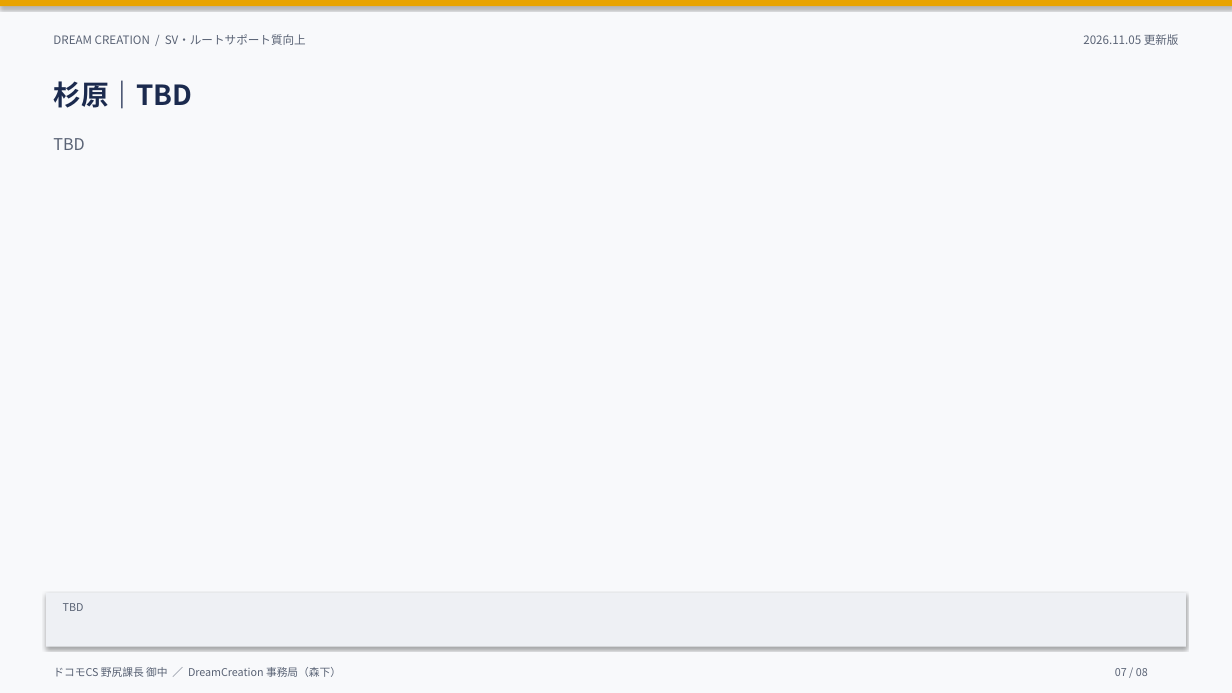
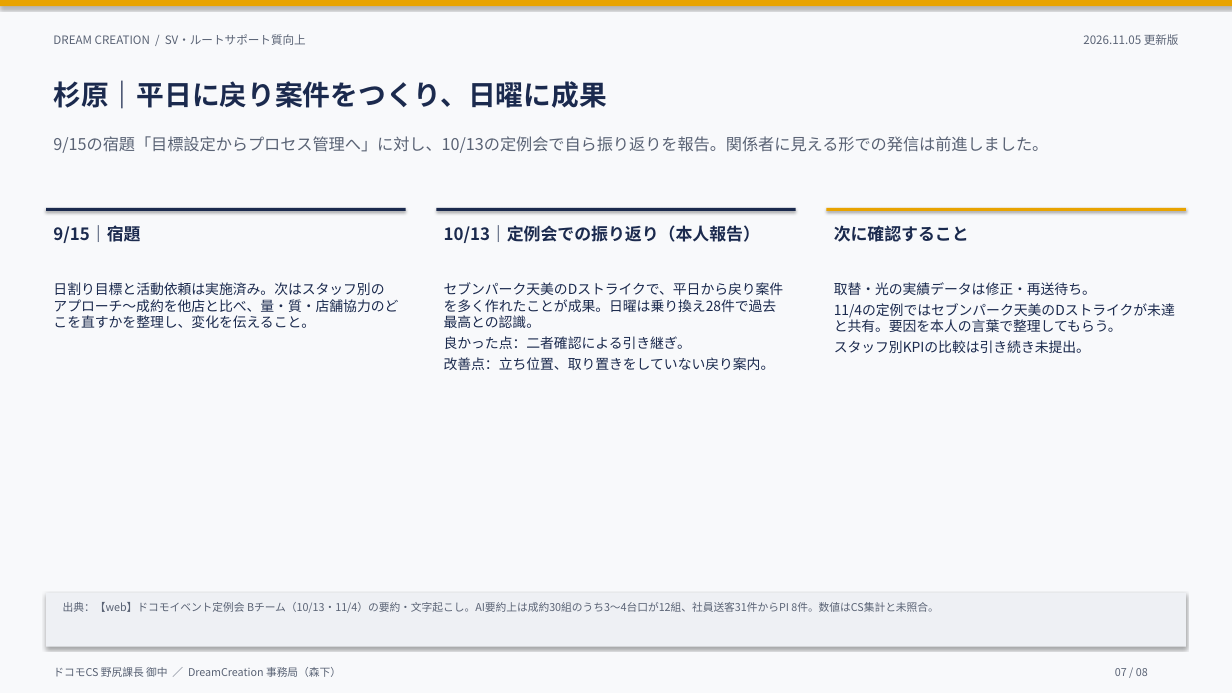
Before and after one commit to lunamax77/-next-vision, a slide deck: slide 7 of docs/reports/sv-route-support/SV_ルートサポート質向上_進捗報告_20261105.pptx. Drawn at 1232x693 pixels with LibreOffice and Linux fonts; fonts in the diff are those of the drawing. Boxes give left, top, right and bottom in pixels: in the first picture for what was removed or moved away, otherwise in the second. Text is boxed around its words. In the diff, an @@ line names an element or a change of style, - is before the commit and + after.

```diff
--- a/docs/reports/sv-route-support/SV_ルートサポート質向上_進捗報告_20261105.pptx
+++ b/docs/reports/sv-route-support/SV_ルートサポート質向上_進捗報告_20261105.pptx
@@ text at <box>53,80,606,109</box>: text changed @@
-杉原｜TBD
+杉原｜平日に戻り案件をつくり、日曜に成果
@@ text at <box>53,136,1048,153</box>: text changed @@
-TBD
+9/15の宿題「目標設定からプロセス管理へ」に対し、10/13の定例会で自ら振り返りを報告。関係者に見える形での発信は前進しました。
@@ rectangle added at <box>46,208,405,211</box>, fill #1B2A4E @@
@@ rectangle added at <box>436,208,795,211</box>, fill #1B2A4E @@
@@ rectangle added at <box>826,208,1185,211</box>, fill #E8A300 @@
@@ text added at <box>53,225,140,243</box>, 16.5 pt, text #1B2A4E, bold @@
+9/15｜宿題
@@ text added at <box>444,225,760,243</box>, 16.5 pt, text #1B2A4E, bold @@
+10/13｜定例会での振り返り（本人報告）
@@ text added at <box>834,225,969,242</box>, 16.5 pt, text #1B2A4E, bold @@
+次に確認すること
@@ text added at <box>53,282,398,328</box>, 13.5 pt, text #1B2A4E @@
+日割り目標と活動依頼は実施済み。次はスタッフ別のアプローチ〜成約を他店と比べ、量・質・店舗協力のどこを直すかを整理し、変化を伝えること。
@@ text added at <box>444,282,784,370</box>, 13.5 pt, text #1B2A4E @@
+セブンパーク天美のDストライクで、平日から戻り案件を多く作れたことが成果。日曜は乗り換え28件で過去最高との認識。
+良かった点：二者確認による引き継ぎ。
+改善点：立ち位置、取り置きをしていない戻り案内。
@@ text added at <box>834,282,1175,353</box>, 13.5 pt, text #1B2A4E @@
+取替・光の実績データは修正・再送待ち。
+11/4の定例ではセブンパーク天美のDストライクが未達と共有。要因を本人の言葉で整理してもらう。
+スタッフ別KPIの比較は引き続き未提出。
@@ text at <box>63,602,938,613</box>: text changed @@
-TBD
+出典：【web】ドコモイベント定例会 Bチーム（10/13・11/4）の要約・文字起こし。AI要約上は成約30組のうち3〜4台口が12組、社員送客31件からPI 8件。数値はCS集計と未照合。
```
Also in this commit, not shown: 3 other slides changed, 2 other files.
